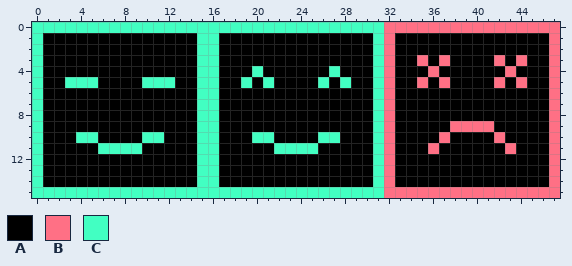
Pixel-art sprite -- assets/tilemap/character.png. That is the earlier state.
The file is 48x16 pixels.
Palette (. is transparent): A #000000  B #ff7085  C #42ffc2
Pixels before, first column x 0:
 0 CCCCCCCCCCCCCCCCCCCCCCCCCCCCCCCCBBBBBBBBBBBBBBBB
 1 CAAAAAAAAAAAAAACCAAAAAAAAAAAAAACBAAAAAAAAAAAAAAB
 2 CAAAAAAAAAAAAAACCAAAAAAAAAAAAAACBAAAAAAAAAAAAAAB
 3 CAAAAAAAAAAAAAACCAAAAAAAAAAAAAACBAABABAAAABABAAB
 4 CAAAAAAAAAAAAAACCAAACAAAAAACAAACBAAABAAAAAABAAAB
 5 CAACCCAAAACCCAACCAACACAAAACACAACBAABABAAAABABAAB
 6 CAAAAAAAAAAAAAACCAAAAAAAAAAAAAACBAAAAAAAAAAAAAAB
 7 CAAAAAAAAAAAAAACCAAAAAAAAAAAAAACBAAAAAAAAAAAAAAB
 8 CAAAAAAAAAAAAAACCAAAAAAAAAAAAAACBAAAAAAAAAAAAAAB
 9 CAAAAAAAAAAAAAACCAAAAAAAAAAAAAACBAAAAABBBBAAAAAB
10 CAAACCAAAACCAAACCAAACCAAAACCAAACBAAAABAAAABAAAAB
11 CAAAAACCCCAAAAACCAAAAACCCCAAAAACBAAABAAAAAABAAAB
12 CAAAAAAAAAAAAAACCAAAAAAAAAAAAAACBAAAAAAAAAAAAAAB
13 CAAAAAAAAAAAAAACCAAAAAAAAAAAAAACBAAAAAAAAAAAAAAB
14 CAAAAAAAAAAAAAACCAAAAAAAAAAAAAACBAAAAAAAAAAAAAAB
15 CCCCCCCCCCCCCCCCCCCCCCCCCCCCCCCCBBBBBBBBBBBBBBBB
New version:
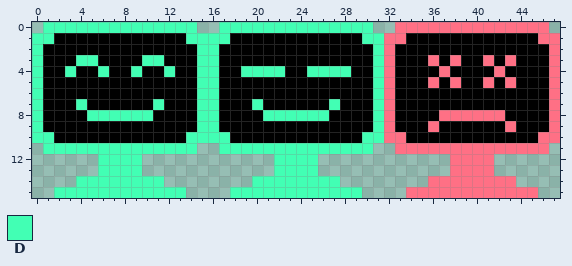
Colours new in this view: D #42ffb4
What changed:
Changed rows in their new state; - is an unchanged pixel.
first column x 0:
 0 .DDDDDDDDDDDDDD..DDDDDDDDDDDDDD..--------------.
 1 DD------------DDDD------------DD-B------------B-
 2 D--------------DD--------------D----------------
 3 D---DD----DD---DD--------------D---ABAB--BABA---
 4 D--D--D--D--D--DD--DDDD--DDDD--D----AB----BA----
 5 D--AAA----AAA--DD--A-A----A-A--D---ABAB--BABA---
 6 D--------------DD--------------D----------------
 7 D---D------D---DD---D------D---D----------------
 8 D----DDDDDD----DD----DDDDDD----D-----BBBBBB-----
 9 D--------------DD--------------D----B-AAAA-B----
10 DD--AA----AA--DDDD--AA----AA--DD-B---A----A---B-
11 .DDDDDDDDDDDDDD..DDDDDDDDDDDDDD..BBB-BBBBBB-BBB.
12 ......DDDD............DDDD............BBBB......
13 ......DDDD............DDDD............BBBB......
14 ....DDDDDDDD........DDDDDDDD........BBBBBBBB....
15 ..DDDDDDDDDDDD....DDDDDDDDDDDD....------------..
Boxes around the changes in both pictures, in picture pixels (x1, y1, x2, y2):
changed: (32, 22, 560, 198)
